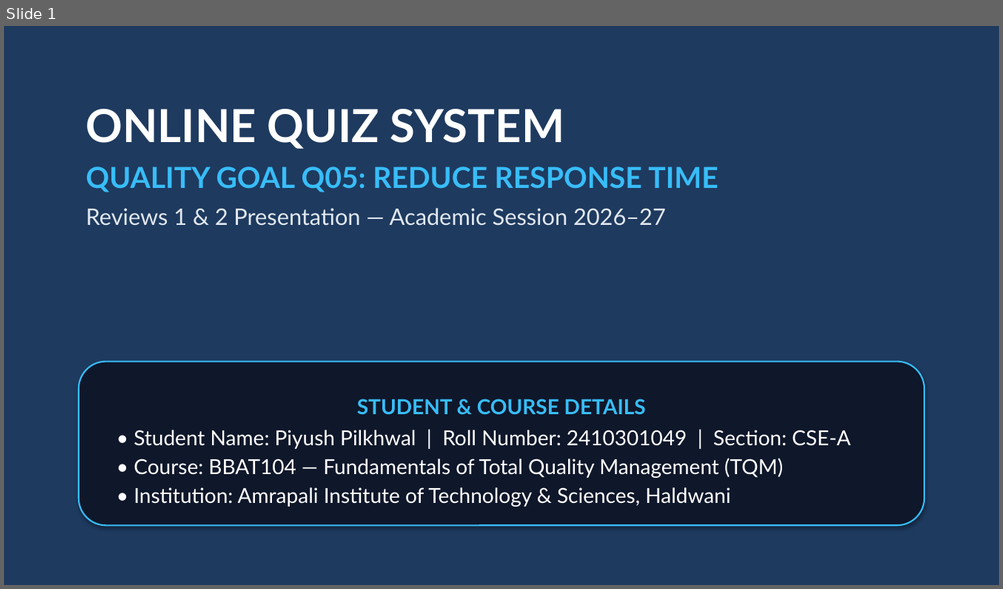
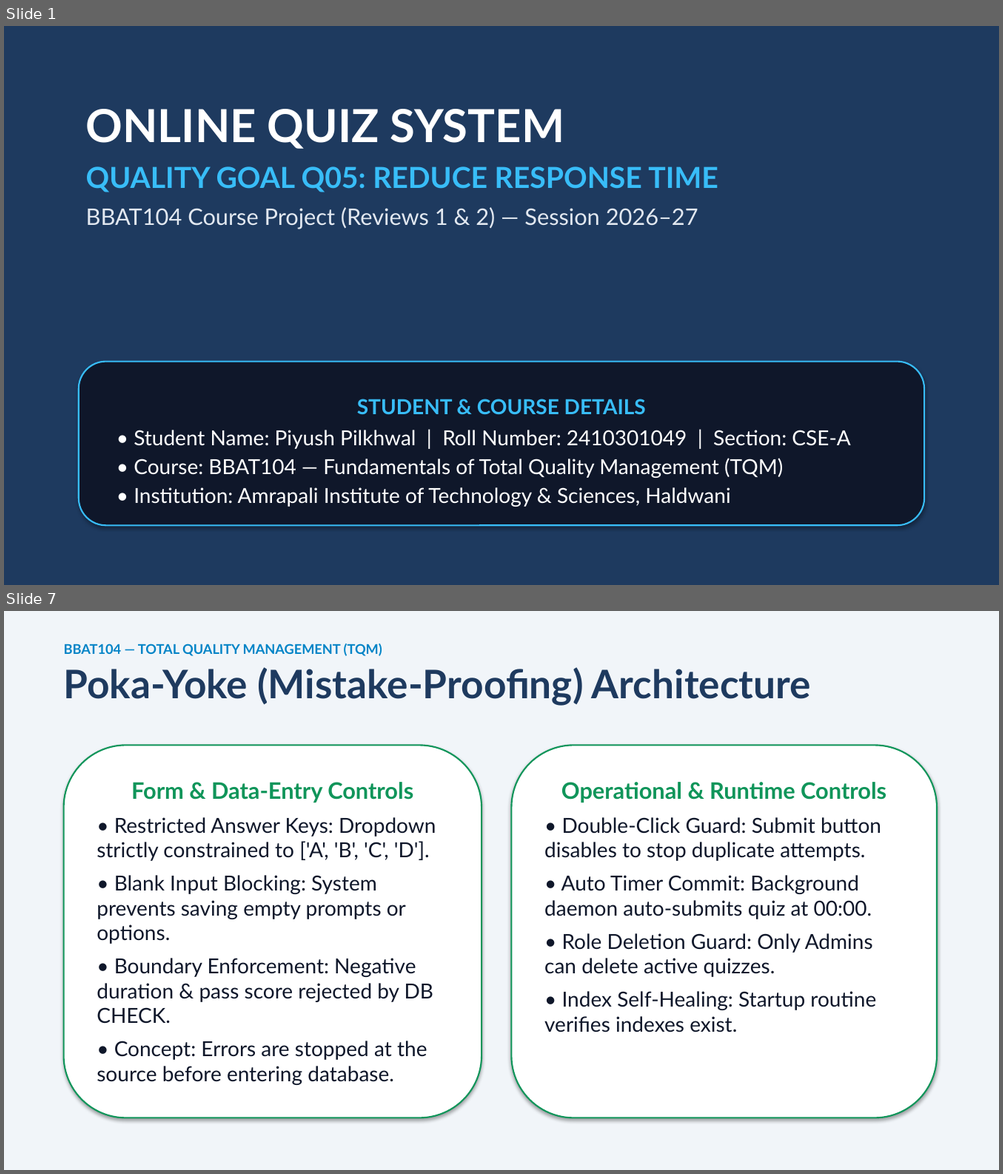
Before and after one commit to Shaan276/BBAT104_TQM_2410301049, a slide deck: Final Documents/TQM_Project_Presentation_BBAT104_2410301049.pptx. Shown one above the other, each under a label of ours: slide 1 before the commit, slides 1 and 7 after it; the slides between them are not shown. The pictures are 1003x589 and 1003x1174 pixels, drawn with LibreOffice and Linux fonts; fonts in the diff are those of the drawing. Boxes give left, top, right and bottom in pixels: in the first picture for what was removed or moved away, otherwise in the second. Text is boxed around its words. In the diff, an @@ line names an element or a change of style, - is before the commit and + after.

```diff
--- a/Final Documents/TQM_Project_Presentation_BBAT104_2410301049.pptx
+++ b/Final Documents/TQM_Project_Presentation_BBAT104_2410301049.pptx
@@ slide 7 added at [4, 611, 999, 1170], background #F1F5F9 @@
@@ text added at [64, 644, 811, 706], 38 pt, text #1E3A5F, bold @@
+BBAT104 — TOTAL QUALITY MANAGEMENT (TQM)
+Poka-Yoke (Mistake-Proofing) Architecture
@@ rounded rectangle added at [64, 745, 481, 1119], fill #FFFFFF, outline #10955A 1.5 pt, 20 pt, text #0F172A @@
+Form & Data-Entry Controls
+• Restricted Answer Keys: Dropdown strictly constrained to ['A', 'B', 'C', 'D'].
+• Blank Input Blocking: System prevents saving empty prompts or options.
+• Boundary Enforcement: Negative duration & pass score rejected by DB CHECK.
+• Concept: Errors are stopped at the source before entering database.
@@ rounded rectangle added at [512, 745, 936, 1119], fill #FFFFFF, outline #10955A 1.5 pt, 20 pt, text #0F172A @@
+Operational & Runtime Controls
+• Double-Click Guard: Submit button disables to stop duplicate attempts.
+• Auto Timer Commit: Background daemon auto-submits quiz at 00:00.
+• Role Deletion Guard: Only Admins can delete active quizzes.
+• Index Self-Healing: Startup routine verifies indexes exist.
@@ slide 1 changed as well @@
@@ text at [86, 207, 698, 230]: text changed @@
-Reviews 1 & 2 Presentation — Academic Session 2026–27
+BBAT104 Course Project (Reviews 1 & 2) — Session 2026–27
```
Also in this commit, not shown: 2 other slides changed, 5 other slides added, 1 slide removed.
